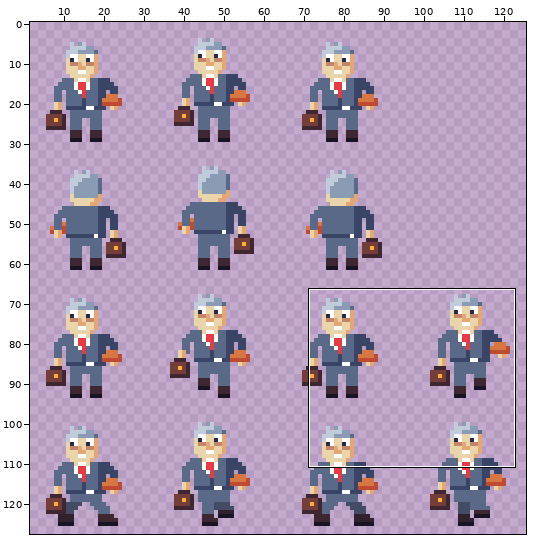
Edited in one commit: pixel-art file (assets/textures/characters/sovittelija_32.aseprite). Above: a wide view before the commit, with the close-up outlined.
Close-up. Before:
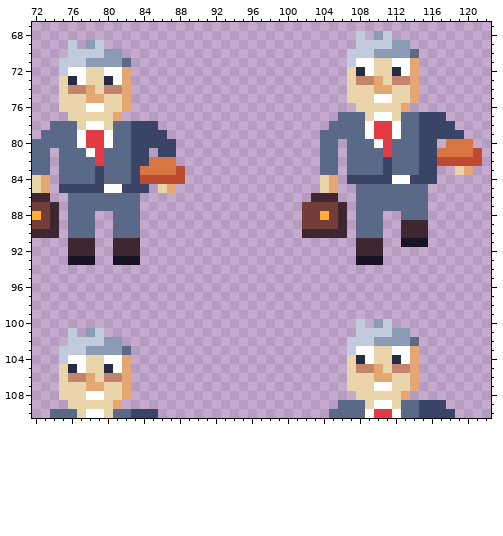
128x128 pixels, 1 frame. Shown: x 72..122, y 67..110. The wide view leaves out empty margins. The commit also changed other parts of the picture, which this record leaves out.
After the commit:
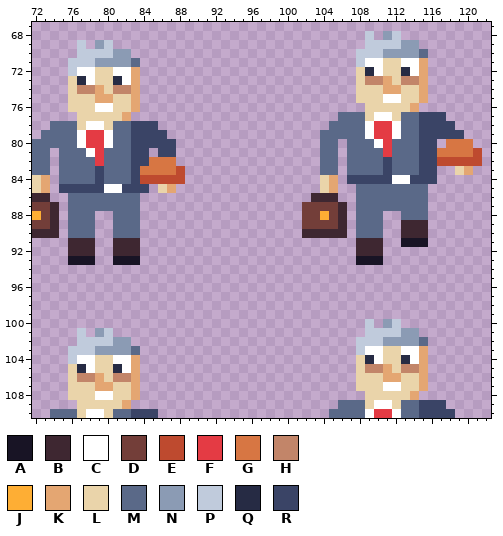
Palette (. is transparent): A #181425  B #3e2731  C #ffffff  D #733e39  E #be4a2f  F #e43b44  G #d77643  H #c28569  J #feae34  K #e4a672  L #ead4aa  M #5a6988  N #8b9bb4  P #c0cbdc  Q #262b44  R #3a4466
The edit:
@@ x 72..122 @@
  67 ...................................................
- 68 ....................................P.NP...........
- 69 ....P.NP............................PPPPNN.........
- 70 ....PPPPNN.........................PPPNNNNM........
- 71 ...PPPNNNNM........................PCCLLCCK........
- 72 ...PCCLLCCK........................LQCLLQCK........
- 73 ...LQCLLQCK........................LHHKLHHK........
- 74 ...LHHKLHHK........................LLLKKLLK........
- 75 ...LLLKKLLK........................LLLCCLLK........
- 76 ...LLLCCLLK.........................LLLLLK.........
- 77 ....LLLLLK........................MMMLCCLMMRRR.....
+ 68 .....................................P.NP..........
+ 69 .....P.NP............................PPPPNN........
+ 70 .....PPPPNN.........................PPPNNNNM.......
+ 71 ....PPPNNNNM........................PCCLLCCK.......
+ 72 ....PCCLLCCK........................LQCLLQCK.......
+ 73 ....LQCLLQCK........................LHHKLHHK.......
+ 74 ....LHHKLHHK........................LLLKKLLK.......
+ 75 ....LLLKKLLK........................LLLCCLLK.......
+ 76 ....LLLCCLLK.........................LLLLLK........
+ 77 .....LLLLLK.......................MMMLCCLMMRRR.....
  78 ..MMMLCCLMMRRR...................MMMMCFFCMMRRRR....
@@ x 72..122 @@
  99 ...................................................
-100 ....................................P.NP...........
-101 ....P.NP............................PPPPNN.........
-102 ....PPPPNN.........................PPPNNNNM........
-103 ...PPPNNNNM........................PCCLLCCK........
-104 ...PCCLLCCK........................LQCLLQCK........
-105 ...LQCLLQCK........................LHHKLHHK........
-106 ...LHHKLHHK........................LLLKKLLK........
-107 ...LLLKKLLK........................LLLCCLLK........
-108 ...LLLCCLLK.........................LLLLLK.........
-109 ....LLLLLK........................MMMLCCLMMRRR.....
+100 .....................................P.NP..........
+101 .....P.NP............................PPPPNN........
+102 .....PPPPNN.........................PPPNNNNM.......
+103 ....PPPNNNNM........................PCCLLCCK.......
+104 ....PCCLLCCK........................LQCLLQCK.......
+105 ....LQCLLQCK........................LHHKLHHK.......
+106 ....LHHKLHHK........................LLLKKLLK.......
+107 ....LLLKKLLK........................LLLCCLLK.......
+108 ....LLLCCLLK.........................LLLLLK........
+109 .....LLLLLK.......................MMMLCCLMMRRR.....
 110 ..MMMLCCLMMRRR...................MMMMCFFCMMRRRR....
Changed places in both close-ups, as pixel boxes (x1, y1, x2, y2):
changed: (347, 31, 428, 112)
changed: (59, 40, 140, 121)
changed: (347, 319, 428, 400)
changed: (59, 328, 140, 409)
